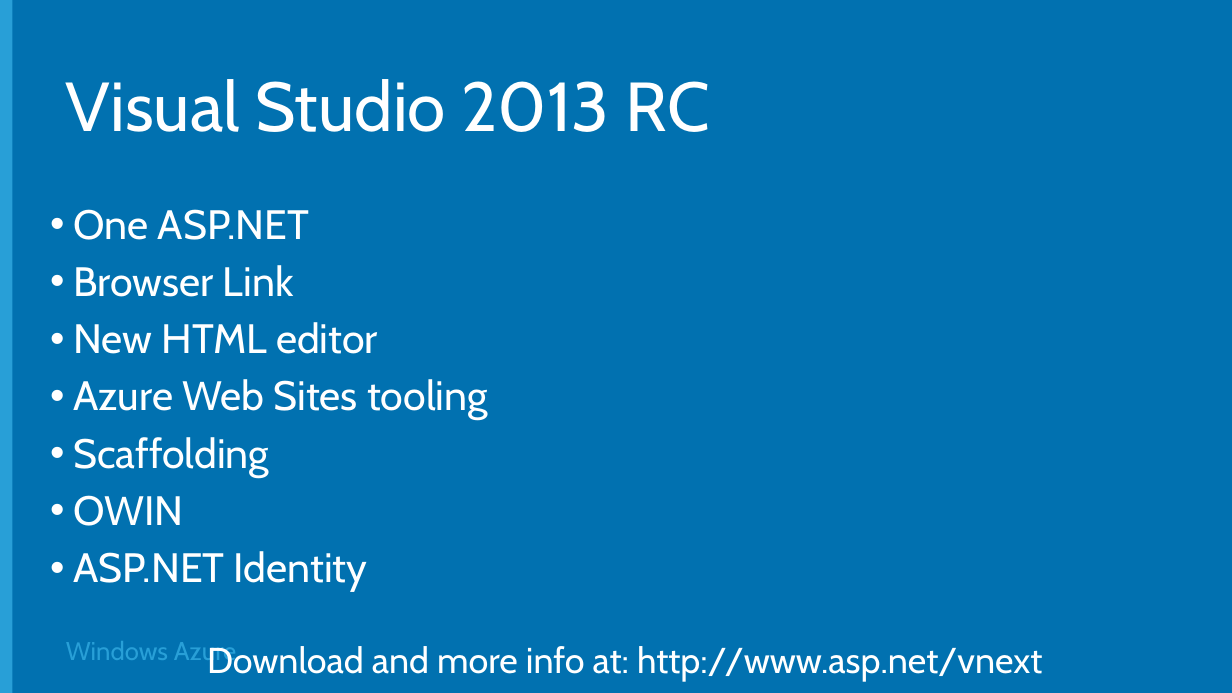
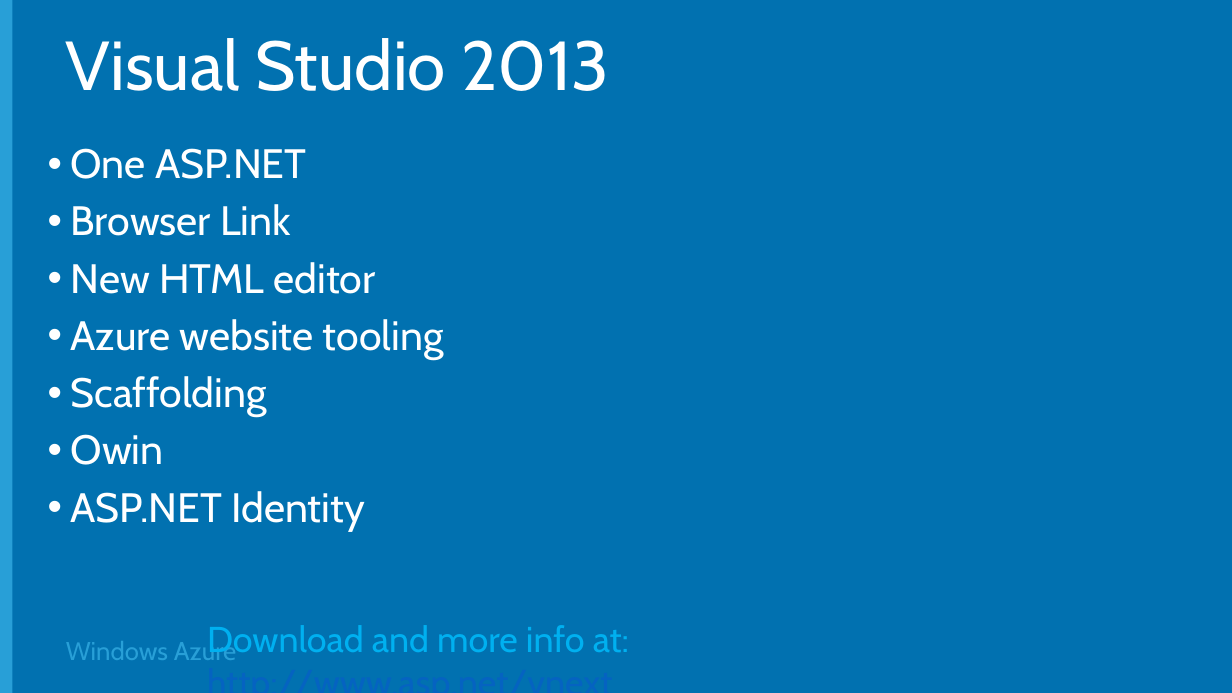
Before and after one commit to Microsoft-Web/DECK-ASPNET-and-VS-Web-Tooling, a slide deck: slide 10 of 2-ASPNET-and-VS-Web-Tooling.pptx. Drawn at 1232x693 pixels with LibreOffice and Linux fonts; fonts in the diff are those of the drawing; background and template pictures are left out. Boxes give left, top, right and bottom in pixels: in the first picture for what was removed or moved away, otherwise in the second. Text is boxed around its words. In the diff, an @@ line names an element or a change of style, - is before the commit and + after.

```diff
--- a/2-ASPNET-and-VS-Web-Tooling.pptx
+++ b/2-ASPNET-and-VS-Web-Tooling.pptx
@@ title at (66,38,609,91): text changed @@
-Visual Studio 2013 RC
+Visual Studio 2013
@@ text "One ASP.NET": place and size @@
-text "One ASP.NET" at (73,209,488,592)
+text "One ASP.NET" at (71,148,444,531)
@@ text at (71,319,444,360): text changed @@
-• Azure Web Sites tooling
+• Azure website tooling
@@ text at (71,434,164,465): text changed @@
-• OWIN
+• Owin
@@ text "Download and more info at: ..." at (207,625,629,660): text colour #FFFFFF to #00B0F0 in "Download and more info at:"; text colour #FFFFFF to #0563C1, underline on in "http://www.asp.net/vnext" @@
```
Also in this commit, not shown: 7 other slides changed, 1 slide added, 2 slides removed, 1 other file.
